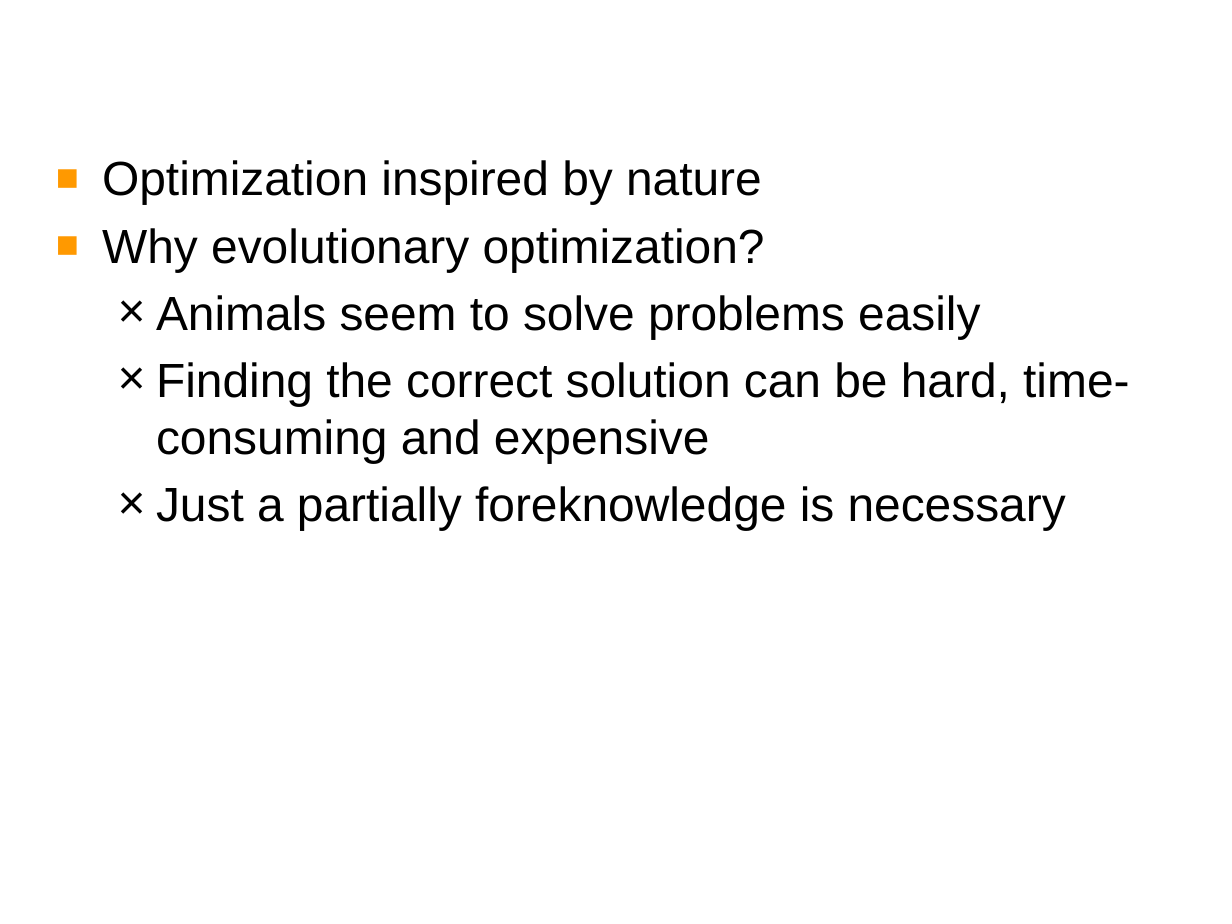
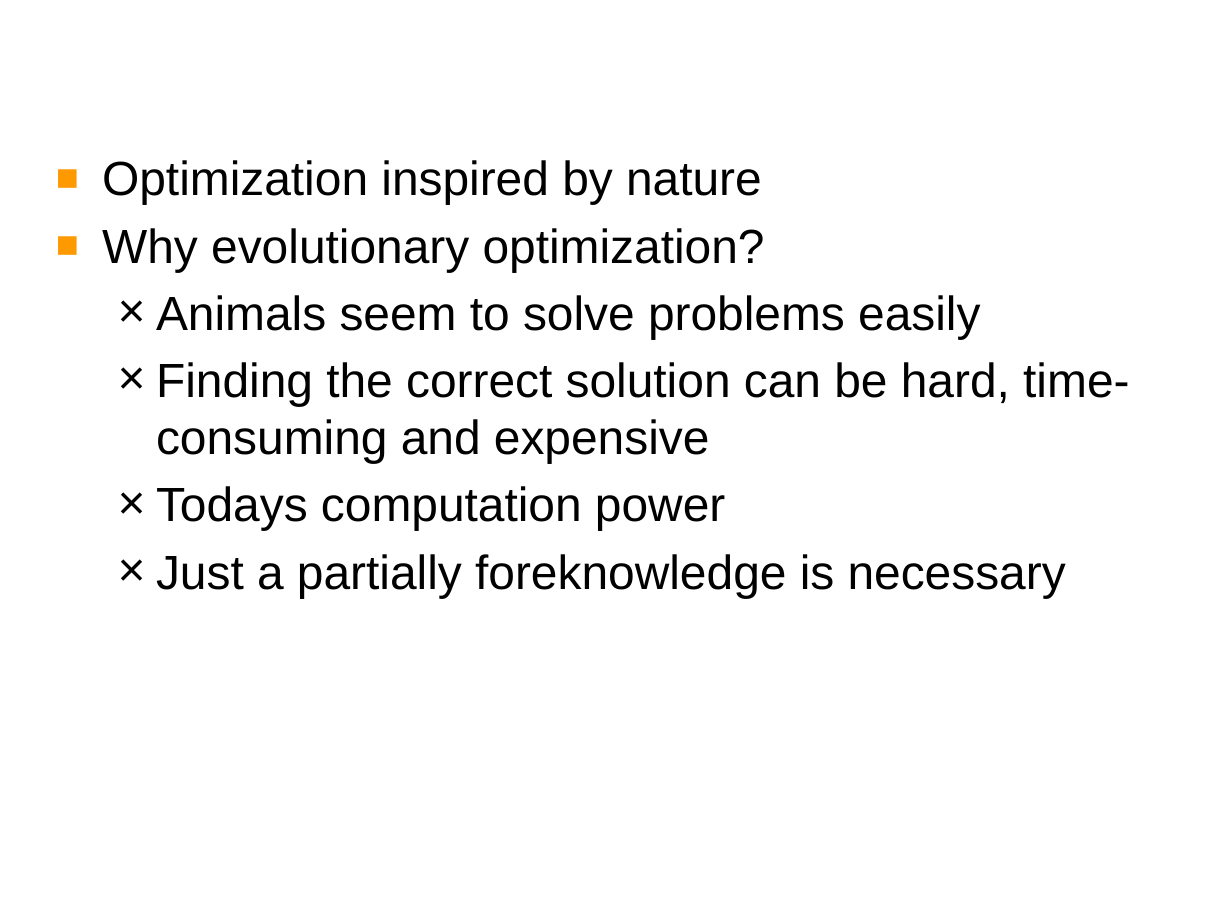
Before and after one commit to Daniel-Schembri/neural_networks, a slide deck: slide 9 of doc/documentation_graphic/files/presentation/presentation.pptx. Drawn at 1232x924 pixels with LibreOffice and Linux fonts; fonts in the diff are those of the drawing; background and template pictures are left out. Boxes give left, top, right and bottom in pixels: in the first picture for what was removed or moved away, otherwise in the second. Text is boxed around its words. In the diff, an @@ line names an element or a change of style, - is before the commit and + after.

```diff
--- a/doc/documentation_graphic/files/presentation/presentation.pptx
+++ b/doc/documentation_graphic/files/presentation/presentation.pptx
@@ text at <box>156,486,725,531</box>: paragraph added @@
+  × Todays computation power
```
Also in this commit, not shown: 7 other slides changed, 5 slides added, 2 other files.
